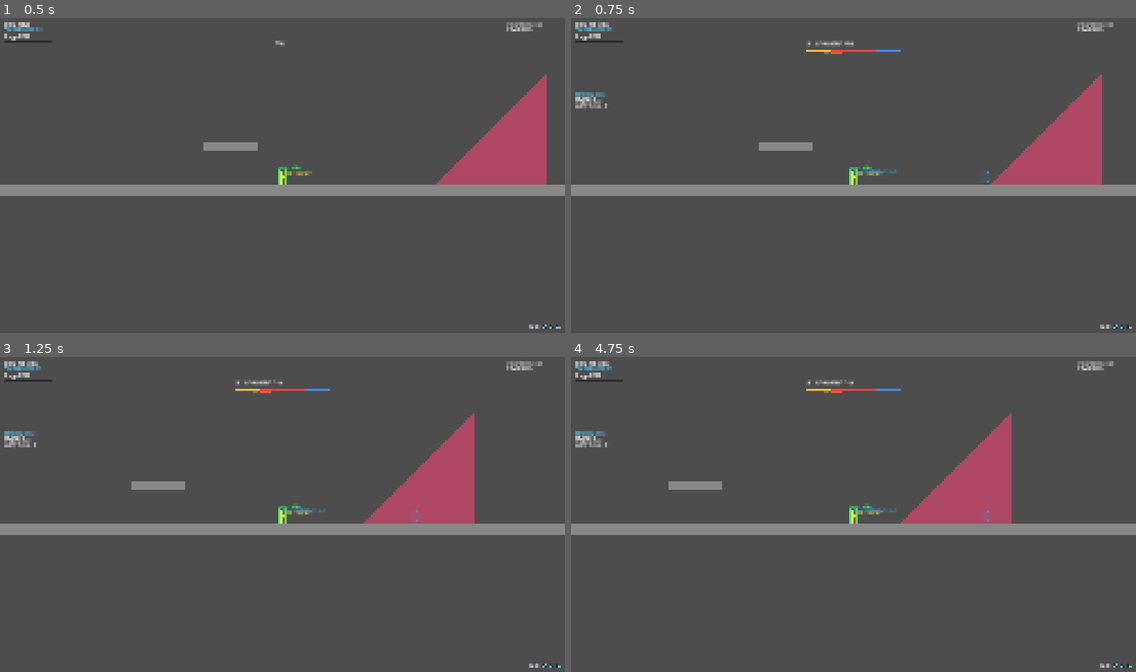
Above: before the commit, frames 1-4 (two rows, left to right).
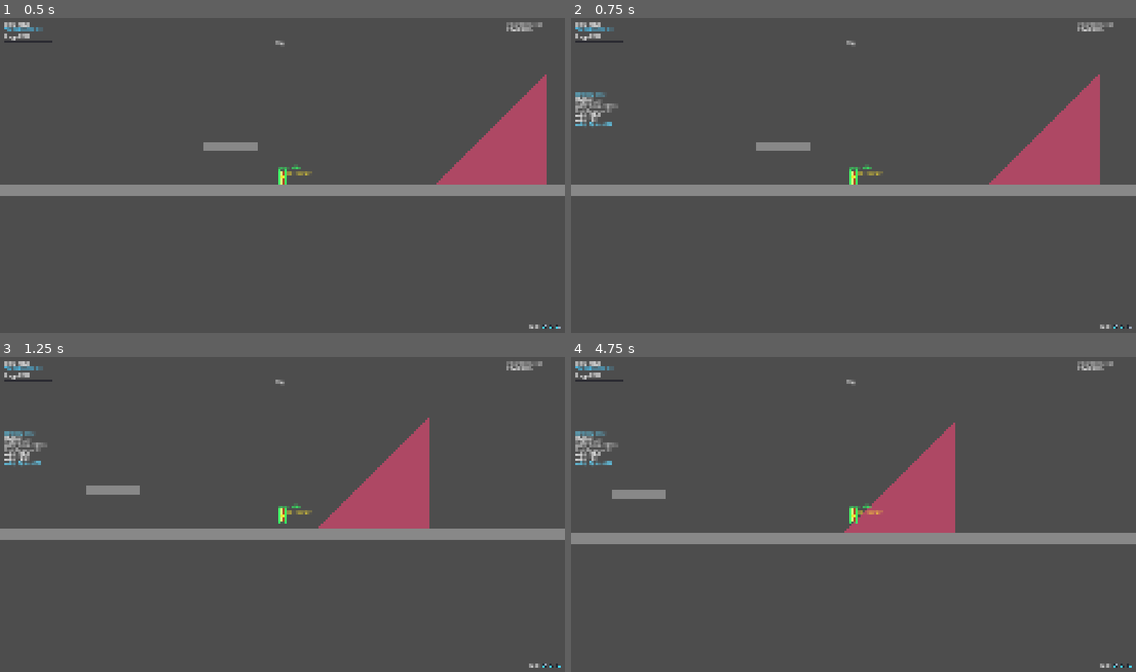
Above: after the commit, the same moments.

Repository: Guo3020/CombatLab
Game: Godot game, scene res://02_scenes/01_arena/main.tscn
The game is run twice, just before and just after one commit, with the same random seed, the same clock (stepped at 60 frames per second) and the same inputs.
Inputs (mouse positions are in pixels of both pictures, inside the frame that each line leads up to):
- Up to frame 1 (0.5 s): no input
- Up to frame 2 (0.75 s): tap Enter at 0.5 s; move the mouse to (977, 159) at 0.52 s; hold D (move_right) from 0.53 s (still down); hold Right mouse button (dodge) from 0.53 s (still down); click (977, 159) at 0.67 s
- Up to frame 3 (1.25 s): keep holding D (move_right); keep holding Right mouse button (dodge); tap Up (jump) at 0.77 s
- Up to frame 4 (4.75 s): release D (move_right) at 1.25 s; release Right mouse button (dodge) at 1.25 s; drag from (740, 530) to (983, 514) at 1.27 s; move the mouse to (910, 445) at 2.02 s; hold A (move_left) 2.03-2.75 s; hold Right mouse button (dodge) 2.03-2.75 s; drag from (825, 580) to (684, 467) at 2.77 s; tap Space at 3.5 s; move the mouse to (1023, 564) at 3.52 s; hold D (move_right) 3.53-4.25 s; hold Right mouse button (dodge) 3.53-4.25 s; tap Up (jump) at 3.77 s; drag from (684, 467) to (768, 435) at 4.27 s

Frame 1 is identical in both runs. In frame 2, 0.9% of the frame differs, in the area x 0-94%, y 1-53%; in frame 3, 8.5%; in frame 4, 12%, in the area x 0-100%, y 1-60%.

Commit message:
Migrate action resources from HitstopModule to HitInstance

Diff:
--- a/04_resources/player1_action/sword_combo_01.tres
+++ b/04_resources/player1_action/sword_combo_01.tres
@@ -4,7 +4,6 @@
 [ext_resource type="Script" uid="uid://bj3diw4xg6hf0" path="res://03_scripts/01_combat/modules/combat_action_module.gd" id="1_yhuu6"]
 [ext_resource type="Script" uid="uid://dsiqusg72sqha" path="res://03_scripts/01_combat/data/hitbox_data.gd" id="2_a1xv0"]
 [ext_resource type="Script" uid="uid://bvyxsitu1yh05" path="res://03_scripts/01_combat/data/combat_action_data.gd" id="2_cfh8u"]
-[ext_resource type="Script" uid="uid://dgjymukq37tib" path="res://03_scripts/01_combat/modules/hit_module.gd" id="2_fnkds"]
 [ext_resource type="Script" uid="uid://dp5gttsshciy0" path="res://03_scripts/01_combat/modules/movement_module.gd" id="4_4ikgc"]
 
 [sub_resource type="Resource" id="Resource_a1xv0"]
